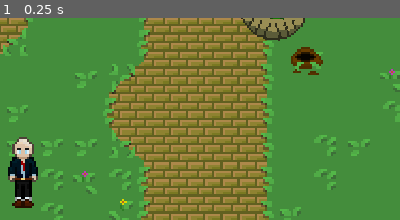
Above: before the commit, frame 1.
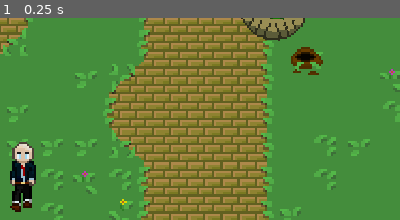
Above: after the commit, the same moment.

Repository: rakthalekk/CSC281-Project
Game: Godot game, scene res://src/Main.tscn
Two runs of this game, one before a commit and one after it. Both use one fixed random seed, a clock stepped at 60 frames per second and the inputs below.
Inputs:
- Up to frame 1 (0.25 s): no input
The pictures show only the part of the screen within x 47-97%, y 4-54%; the shares and areas given below are measured in that part.

The runs differ from the first frame. In frame 1, 1.2% of the frame differs, in the area x 2-10%, y 58-97%.

Commit message:
Added player sounds, changed hit animations

Diff:
--- a/281-Project/src/Forg.tscn
+++ b/281-Project/src/Forg.tscn
@@ -236,34 +236,34 @@
 [sub_resource type="Animation" id=4]
 resource_name = "damaged"
 length = 0.5
-tracks/0/type = "value"
-tracks/0/path = NodePath("Sprite:rotation_degrees")
+tracks/0/type = "method"
+tracks/0/path = NodePath(".")
 tracks/0/interp = 1
 tracks/0/loop_wrap = true
 tracks/0/imported = false
 tracks/0/enabled = true
 tracks/0/keys = {
-"times": PoolRealArray( 0, 0.5 ),
-"transitions": PoolRealArray( 1, 1 ),
-"update": 0,
-"values": [ 0.0, 360.0 ]
-}
-tracks/1/type = "method"
-tracks/1/path = NodePath(".")
+"times": PoolRealArray( 0.5 ),
+"transitions": PoolRealArray( 1 ),
+"values": [ {
+"args": [  ],
+"method": "disable_knockback"
+} ]
+}
+tracks/1/type = "value"
+tracks/1/path = NodePath("Tounge:visible")
 tracks/1/interp = 1
 tracks/1/loop_wrap = true
 tracks/1/imported = false
 tracks/1/enabled = true
 tracks/1/keys = {
-"times": PoolRealArray( 0.5 ),
-"transitions": PoolRealArray( 1 ),
-"values": [ {
-"args": [  ],
-"method": "disable_knockback"
-} ]
+"times": PoolRealArray( 0 ),
+"transitions": PoolRealArray( 1 ),
+"update": 1,
+"values": [ false ]
 }
 tracks/2/type = "value"
-tracks/2/path = NodePath("Tounge:visible")
+tracks/2/path = NodePath("Tounge/CollisionShape2D:disabled")
 tracks/2/interp = 1
 tracks/2/loop_wrap = true
 tracks/2/imported = false
@@ -272,43 +272,43 @@
 "times": PoolRealArray( 0 ),
 "transitions": PoolRealArray( 1 ),
 "update": 1,
-"values": [ false ]
+"values": [ true ]
 }
 tracks/3/type = "value"
-tracks/3/path = NodePath("Tounge/CollisionShape2D:disabled")
+tracks/3/path = NodePath("EntityDetect/CollisionShape2D:disabled")
 tracks/3/interp = 1
 tracks/3/loop_wrap = true
 tracks/3/imported = false
 tracks/3/enabled = true
 tracks/3/keys = {
-"times": PoolRealArray( 0 ),
-"transitions": PoolRealArray( 1 ),
-"update": 1,
-"values": [ true ]
+"times": PoolRealArray( 0, 0.1 ),
+"transitions": PoolRealArray( 1, 1 ),
+"update": 1,
+"values": [ true, false ]
 }
 tracks/4/type = "value"
-tracks/4/path = NodePath("EntityDetect/CollisionShape2D:disabled")
+tracks/4/path = NodePath("Sprite:frame")
 tracks/4/interp = 1
 tracks/4/loop_wrap = true
 tracks/4/imported = false
 tracks/4/enabled = true
 tracks/4/keys = {
-"times": PoolRealArray( 0, 0.1 ),
-"transitions": PoolRealArray( 1, 1 ),
-"update": 1,
-"values": [ true, false ]
+"times": PoolRealArray( 0 ),
+"transitions": PoolRealArray( 1 ),
+"update": 1,
+"values": [ 10 ]
 }
 tracks/5/type = "value"
-tracks/5/path = NodePath("Sprite:frame")
+tracks/5/path = NodePath("Sprite:modulate")
 tracks/5/interp = 1
 tracks/5/loop_wrap = true
 tracks/5/imported = false
 tracks/5/enabled = true
 tracks/5/keys = {
-"times": PoolRealArray( 0 ),
-"transitions": PoolRealArray( 1 ),
-"update": 1,
-"values": [ 0 ]
+"times": PoolRealArray( 0, 0.2, 0.5 ),
+"transitions": PoolRealArray( 1, 1, 1 ),
+"update": 0,
+"values": [ Color( 1, 1, 1, 1 ), Color( 0.929412, 0.133333, 0.133333, 1 ), Color( 1, 1, 1, 1 ) ]
 }
 
 [sub_resource type="Animation" id=8]
--- a/281-Project/src/Player.gd
+++ b/281-Project/src/Player.gd
@@ -24,6 +24,7 @@
 signal is_interacting
 
 onready var anim_player = $AnimationPlayer
+onready var sound_player = $PlayerAudio
 onready var eff_anim_player = $EffectsAnimationPlayer
 onready var invincibility_timer = $InvincibilityTimer
 onready var manual_mining_timer = $ManualMiningTimer
@@ -92,6 +93,7 @@
 			anim_player.play("walk_up")
 		else:
 			anim_player.play("idle")
+			sound_player.stop()
 
 	move_and_slide(velocity)
 
--- a/281-Project/src/Player.tscn
+++ b/281-Project/src/Player.tscn
@@ -1,8 +1,11 @@
-[gd_scene load_steps=21 format=2]
+[gd_scene load_steps=24 format=2]
 
 [ext_resource path="res://src/Player.gd" type="Script" id=1]
-[ext_resource path="res://assets/Player/player_sheet_2.png" type="Texture" id=2]
+[ext_resource path="res://src/player_sheet_3.png" type="Texture" id=2]
 [ext_resource path="res://assets/Structures/healring.png" type="Texture" id=3]
+[ext_resource path="res://assets/Sounds/514261__jtn191__footstep5.wav" type="AudioStream" id=4]
+[ext_resource path="res://assets/Sounds/88466__davidou__marteaupiqueur.wav" type="AudioStream" id=5]
+[ext_resource path="res://assets/Sounds/394452__inspectorj__bamboo-swing-c1.wav" type="AudioStream" id=6]
 
 [sub_resource type="RectangleShape2D" id=1]
 extents = Vector2( 24, 20 )
@@ -134,7 +137,7 @@
 "times": PoolRealArray( 0, 0.05, 0.1, 0.15, 0.2, 0.25 ),
 "transitions": PoolRealArray( 1, 1, 1, 1, 1, 1 ),
 "update": 1,
-"values": [ 16, 17, 18, 19, 20, 21 ]
+"values": [ 24, 25, 26, 27, 28, 29 ]
 }
 tracks/3/type = "value"
 tracks/3/path = NodePath("AttackHitbox/CollisionShape2D:shape:extents")
@@ -160,6 +163,20 @@
 "update": 0,
 "values": [ Vector2( -40, -16 ), Vector2( -16, 4 ), Vector2( -8, 14.25 ), Vector2( 16, 0 ), Vector2( 51, -15 ), Vector2( 52, -20 ) ]
 }
+tracks/5/type = "audio"
+tracks/5/path = NodePath("PlayerAudio")
+tracks/5/interp = 1
+tracks/5/loop_wrap = true
+tracks/5/imported = false
+tracks/5/enabled = true
+tracks/5/keys = {
+"clips": [ {
+"end_offset": 0.0,
+"start_offset": 0.0,
+"stream": ExtResource( 6 )
+} ],
+"times": PoolRealArray( 0 )
+}
 
 [sub_resource type="Animation" id=13]
 resource_name = "attack_left"
@@ -201,7 +218,7 @@
 "times": PoolRealArray( 0, 0.05, 0.1, 0.15, 0.2, 0.25 ),
 "transitions": PoolRealArray( 1, 1, 1, 1, 1, 1 ),
 "update": 1,
-"values": [ 34, 35, 36, 37, 38, 39 ]
+"values": [ 42, 43, 44, 45, 46, 47 ]
 }
 tracks/3/type = "value"
 tracks/3/path = NodePath("AttackHitbox/CollisionShape2D:shape:extents")
@@ -227,6 +244,20 @@
 "update": 0,
 "values": [ Vector2( -24, -80 ), Vector2( -48, -72 ), Vector2( -58, -60 ), Vector2( -46, -42 ), Vector2( -21, -24 ), Vector2( -17, -24 ) ]
 }
+tracks/5/type = "audio"
+tracks/5/path = NodePath("PlayerAudio")
+tracks/5/interp = 1
+tracks/5/loop_wrap = true
+tracks/5/imported = false
+tracks/5/enabled = true
+tracks/5/keys = {
+"clips": [ {
+"end_offset": 0.0,
+"start_offset": 0.0,
+"stream": ExtResource( 6 )
+} ],
+"times": PoolRealArray( 0 )
+}
 
 [sub_resource type="Animation" id=11]
 resource_name = "attack_right"
@@ -268,7 +299,7 @@
 "times": PoolRealArray( 0, 0.05, 0.1, 0.15, 0.2, 0.25 ),
 "transitions": PoolRealArray( 1, 1, 1, 1, 1, 1 ),
 "update": 1,
-"values": [ 22, 23, 24, 25, 26, 27 ]
+"values": [ 30, 31, 32, 33, 34, 35 ]
 }
 tracks/3/type = "value"
 tracks/3/path = NodePath("AttackHitbox/CollisionShape2D:shape:extents")
@@ -294,6 +325,20 @@
 "update": 0,
 "values": [ Vector2( 36, -76 ), Vector2( 48, -64 ), Vector2( 60, -60 ), Vector2( 58, -44 ), Vector2( 32, -28 ), Vector2( 32, -28 ) ]
 }
+tracks/5/type = "audio"
+tracks/5/path = NodePath("PlayerAudio")
+tracks/5/interp = 1
+tracks/5/loop_wrap = true
+tracks/5/imported = false
+tracks/5/enabled = true
+tracks/5/keys = {
+"clips": [ {
+"end_offset": 0.0,
+"start_offset": 0.0,
+"stream": ExtResource( 6 )
+} ],
+"times": PoolRealArray( 0 )
+}
 
 [sub_resource type="Animation" id=12]
 resource_name = "attack_up"
@@ -335,7 +380,7 @@
 "times": PoolRealArray( 0, 0.05, 0.1, 0.15, 0.2, 0.25 ),
 "transitions": PoolRealArray( 1, 1, 1, 1, 1, 1 ),
 "update": 1,
-"values": [ 28, 29, 30, 31, 32, 33 ]
+"values": [ 36, 37, 38, 39, 40, 41 ]
 }
 tracks/3/type = "value"
 tracks/3/path = NodePath("AttackHitbox/CollisionShape2D:shape:extents")
@@ -361,29 +406,31 @@
 "update": 0,
 "values": [ Vector2( -45.75, -72 ), Vector2( -28, -92 ), Vector2( -4, -106 ), Vector2( 16, -96 ), Vector2( 52, -72 ), Vector2( 52, -68 ) ]
 }
+tracks/5/type = "audio"
+tracks/5/path = NodePath("PlayerAudio")
+tracks/5/interp = 1
+tracks/5/loop_wrap = true
+tracks/5/imported = false
+tracks/5/enabled = true
+tracks/5/keys = {
+"clips": [ {
+"end_offset": 0.0,
+"start_offset": 0.0,
+"stream": ExtResource( 6 )
+} ],
+"times": PoolRealArray( 0 )
+}
 
 [sub_resource type="Animation" id=5]
 resource_name = "damaged"
 length = 0.5
-tracks/0/type = "value"
-tracks/0/path = NodePath("Sprite:rotation_degrees")
-tracks/0/interp = 1
-tracks/0/loop_wrap = true
-tracks/0/imported = false
-tracks/0/enabled = true
-tracks/0/keys = {
-"times": PoolRealArray( 0, 0.5 ),
-"transitions": PoolRealArray( 1, 1 ),
-"update": 0,
-"values": [ 0.0, 360.0 ]
-}
-tracks/1/type = "method"
-tracks/1/path = NodePath(".")
-tracks/1/interp = 1
-tracks/1/loop_wrap = true
-tracks/1/imported = false
-tracks/1/enabled = true
-tracks/1/keys = {
+tracks/0/type = "method"
+tracks/0/path = NodePath(".")
+tracks/0/interp = 1
+tracks/0/loop_wrap = true
+tracks/0/imported = false
+tracks/0/enabled = true
+tracks/0/keys = {
 "times": PoolRealArray( 0.5 ),
 "transitions": PoolRealArray( 1 ),
 "values": [ {
@@ -391,6 +438,18 @@
 "method": "disable_knockback"
 } ]
 }
+tracks/1/type = "value"
+tracks/1/path = NodePath("Sprite:modulate")
+tracks/1/interp = 1
+tracks/1/loop_wrap = true
+tracks/1/imported = false
+tracks/1/enabled = true
+tracks/1/keys = {
+"times": PoolRealArray( 0, 0.2, 0.5 ),
+"transitions": PoolRealArray( 1, 1, 1 ),
+"update": 0,
+"values": [ Color( 1, 1, 1, 1 ), Color( 0.886275, 0.192157, 0.192157, 1 ), Color( 1, 1, 1, 1 ) ]
+}
 
 [sub_resource type="Animation" id=7]
 resource_name = "idle"
@@ -423,7 +482,7 @@
 "times": PoolRealArray( 0, 0.1, 0.2, 0.3 ),
 "transitions": PoolRealArray( 1, 1, 1, 1 ),
 "update": 1,
-"values": [ 40, 41, 42, 43 ]
+"values": [ 48, 49, 50, 51 ]
 }
 tracks/1/type = "value"
 tracks/1/path = NodePath("Sprite:position")
@@ -437,10 +496,24 @@
 "update": 0,
 "values": [ Vector2( 0, -50 ), Vector2( 0, -45 ), Vector2( 0, -50 ), Vector2( 0, -45 ), Vector2( 0, -50 ) ]
 }
+tracks/2/type = "audio"
+tracks/2/path = NodePath("PlayerAudio")
+tracks/2/interp = 1
+tracks/2/loop_wrap = true
+tracks/2/imported = false
+tracks/2/enabled = true
+tracks/2/keys = {
+"clips": [ {
+"end_offset": 0.0,
+"start_offset": 0.0,
+"stream": ExtResource( 5 )
+} ],
+"times": PoolRealArray( 0 )
+}
 
 [sub_resource type="Animation" id=6]
 resource_name = "walk_down"
-length = 0.8
+length = 0.6
 loop = true
 tracks/0/type = "value"
 tracks/0/path = NodePath("Sprite:frame")
@@ -449,15 +522,33 @@
 tracks/0/imported = false
 tracks/0/enabled = true
 tracks/0/keys = {
-"times": PoolRealArray( 0, 0.2, 0.4, 0.6 ),
-"transitions": PoolRealArray( 1, 1, 1, 1 ),
-"update": 1,
-"values": [ 1, 0, 3, 2 ]
+"times": PoolRealArray( 0, 0.1, 0.2, 0.3, 0.4, 0.5 ),
+"transitions": PoolRealArray( 1, 1, 1, 1, 1, 1 ),
+"update": 1,
+"values": [ 0, 1, 2, 3, 4, 5 ]
+}
+tracks/1/type = "audio"
+tracks/1/path = NodePath("PlayerAudio")
+tracks/1/interp = 1
+tracks/1/loop_wrap = true
+tracks/1/imported = false
+tracks/1/enabled = true
+tracks/1/keys = {
+"clips": [ {
+"end_offset": 0.0,
+"start_offset": 0.0,
+"stream": ExtResource( 4 )
+}, {
+"end_offset": 0.0,
+"start_offset": 0.0,
+"stream": ExtResource( 4 )
+} ],
+"times": PoolRealArray( 0.2, 0.5 )
 }
 
 [sub_resource type="Animation" id=8]
 resource_name = "walk_left"
-length = 0.8
+length = 0.6
 loop = true
 step = 0.2
 tracks/0/type = "value"
@@ -467,15 +558,33 @@
 tracks/0/imported = false
 tracks/0/enabled = true
 tracks/0/keys = {
-"times": PoolRealArray( 0, 0.2, 0.4, 0.6 ),
-"transitions": PoolRealArray( 1, 1, 1, 1 ),
-"update": 1,
-"values": [ 13, 12, 15, 14 ]
+"times": PoolRealArray( 0, 0.1, 0.2, 0.3, 0.4, 0.5 ),
+"transitions": PoolRealArray( 1, 1, 1, 1, 1, 1 ),
+"update": 1,
+"values": [ 18, 19, 20, 21, 22, 23 ]
+}
+tracks/1/type = "audio"
+tracks/1/path = NodePath("PlayerAudio")
+tracks/1/interp = 1
+tracks/1/loop_wrap = true
+tracks/1/imported = false
+tracks/1/enabled = true
+tracks/1/keys = {
+"clips": [ {
+"end_offset": 0.0,
+"start_offset": 0.0,
+"stream": ExtResource( 4 )
+}, {
+"end_offset": 0.0,
+"start_offset": 0.0,
+"stream": ExtResource( 4 )
+} ],
+"times": PoolRealArray( 0.2, 0.5 )
 }
 
 [sub_resource type="Animation" id=9]
 resource_name = "walk_right"
-length = 0.8
+length = 0.6
 loop = true
 step = 0.2
 tracks/0/type = "value"
@@ -485,15 +594,33 @@
 tracks/0/imported = false
 tracks/0/enabled = true
 tracks/0/keys = {
-"times": PoolRealArray( 0, 0.2, 0.4, 0.6 ),
-"transitions": PoolRealArray( 1, 1, 1, 1 ),
-"update": 1,
-"values": [ 5, 4, 7, 6 ]
+"times": PoolRealArray( 0, 0.1, 0.2, 0.3, 0.4, 0.5 ),
+"transitions": PoolRealArray( 1, 1, 1, 1, 1, 1 ),
+"update": 1,
+"values": [ 6, 7, 8, 9, 10, 11 ]
+}
+tracks/1/type = "audio"
+tracks/1/path = NodePath("PlayerAudio")
+tracks/1/interp = 1
+tracks/1/loop_wrap = true
+tracks/1/imported = false
+tracks/1/enabled = true
+tracks/1/keys = {
+"clips": [ {
+"end_offset": 0.0,
+"start_offset": 0.0,
+"stream": ExtResource( 4 )
+}, {
+"end_offset": 0.0,
+"start_offset": 0.0,
+"stream": ExtResource( 4 )
+} ],
+"times": PoolRealArray( 0.2, 0.5 )
 }
 
 [sub_resource type="Animation" id=10]
 resource_name = "walk_up"
-length = 0.8
+length = 0.6
 loop = true
 step = 0.2
 tracks/0/type = "value"
@@ -503,10 +630,28 @@
 tracks/0/imported = false
 tracks/0/enabled = true
 tracks/0/keys = {
-"times": PoolRealArray( 0, 0.2, 0.4, 0.6 ),
-"transitions": PoolRealArray( 1, 1, 1, 1 ),
-"update": 1,
-"values": [ 9, 8, 11, 10 ]
+"times": PoolRealArray( 0, 0.1, 0.2, 0.3, 0.4, 0.5 ),
+"transitions": PoolRealArray( 1, 1, 1, 1, 1, 1 ),
+"update": 1,
+"values": [ 12, 13, 14, 15, 16, 17 ]
+}
+tracks/1/type = "audio"
+tracks/1/path = NodePath("PlayerAudio")
+tracks/1/interp = 1
+tracks/1/loop_wrap = true
+tracks/1/imported = false
+tracks/1/enabled = true
+tracks/1/keys = {
+"clips": [ {
+"end_offset": 0.0,
+"start_offset": 0.0,
+"stream": ExtResource( 4 )
+}, {
+"end_offset": 0.0,
+"start_offset": 0.0,
+"stream": ExtResource( 4 )
+} ],
+"times": PoolRealArray( 0.2, 0.5 )
 }
 
 [sub_resource type="Animation" id=14]
@@ -559,8 +704,8 @@
 [node name="Sprite" type="Sprite" parent="."]
 position = Vector2( 0, -50 )
 texture = ExtResource( 2 )
-hframes = 4
-vframes = 11
+hframes = 6
+vframes = 9
 region_rect = Rect2( 0, 0, 56, 132 )
 
 [node name="GunTip" type="Position2D" parent="."]
@@ -620,6 +765,9 @@
 
 [node name="HealRingTimer" type="Timer" parent="."]
 
+[node name="PlayerAudio" type="AudioStreamPlayer2D" parent="."]
+stream = ExtResource( 4 )
+
 [connection signal="body_entered" from="AttackHitbox" to="." method="_on_AttackHitbox_body_entered"]
 [connection signal="timeout" from="InvincibilityTimer" to="." method="_on_InvincibilityTimer_timeout"]
 [connection signal="timeout" from="ManualMiningTimer" to="." method="_on_ManualMiningTimer_timeout"]
--- a/281-Project/src/Wonderbunny.tscn
+++ b/281-Project/src/Wonderbunny.tscn
@@ -6,25 +6,13 @@
 [sub_resource type="Animation" id=1]
 resource_name = "damaged"
 length = 0.5
-tracks/0/type = "value"
-tracks/0/path = NodePath("Sprite:rotation_degrees")
+tracks/0/type = "method"
+tracks/0/path = NodePath(".")
 tracks/0/interp = 1
 tracks/0/loop_wrap = true
 tracks/0/imported = false
 tracks/0/enabled = true
 tracks/0/keys = {
-"times": PoolRealArray( 0, 0.5 ),
-"transitions": PoolRealArray( 1, 1 ),
-"update": 0,
-"values": [ 0.0, 360.0 ]
-}
-tracks/1/type = "method"
-tracks/1/path = NodePath(".")
-tracks/1/interp = 1
-tracks/1/loop_wrap = true
-tracks/1/imported = false
-tracks/1/enabled = true
-tracks/1/keys = {
 "times": PoolRealArray( 0.5 ),
 "transitions": PoolRealArray( 1 ),
 "values": [ {
@@ -32,17 +20,29 @@
 "method": "disable_knockback"
 } ]
 }
+tracks/1/type = "value"
+tracks/1/path = NodePath("Sprite:frame")
+tracks/1/interp = 1
+tracks/1/loop_wrap = true
+tracks/1/imported = false
+tracks/1/enabled = true
+tracks/1/keys = {
+"times": PoolRealArray( 0 ),
+"transitions": PoolRealArray( 1 ),
+"update": 1,
+"values": [ 18 ]
+}
 tracks/2/type = "value"
-tracks/2/path = NodePath("Sprite:frame")
+tracks/2/path = NodePath("Sprite:self_modulate")
 tracks/2/interp = 1
 tracks/2/loop_wrap = true
 tracks/2/imported = false
 tracks/2/enabled = true
 tracks/2/keys = {
-"times": PoolRealArray( 0 ),
-"transitions": PoolRealArray( 1 ),
-"update": 1,
-"values": [ 0 ]
+"times": PoolRealArray( 0, 0.2, 0.4 ),
+"transitions": PoolRealArray( 1, 1, 1 ),
+"update": 0,
+"values": [ Color( 1, 1, 1, 1 ), Color( 0.858824, 0.227451, 0.227451, 1 ), Color( 1, 1, 1, 1 ) ]
 }
 
 [sub_resource type="Animation" id=2]
Binary file removed: 281-Project/assets/Player/player_sheet_3.png
Not shown, added: 281-Project/assets/Sounds/270419__littlerobotsoundfactory__footstep-dirt-04.wav.import
Not shown, added: 281-Project/assets/Sounds/394452__inspectorj__bamboo-swing-c1.wav.import
Not shown, added: 281-Project/assets/Sounds/514261__jtn191__footstep5.wav.import
Not shown, added: 281-Project/assets/Sounds/88466__davidou__marteaupiqueur.wav.import
Not shown, added: 281-Project/assets/Sounds/grass-footsteps.wav.import
Binary file added: 281-Project/assets/Sounds/player_sheet_3.png
Not shown, added: 281-Project/assets/Sounds/player_sheet_3.png.import
Binary file added: 281-Project/src/player_sheet_3.png
Not shown, changed: 281-Project/src/player_sheet_3.png.import
Not shown, added: 281-Project/assets/Sounds/270419__littlerobotsoundfactory__footstep-dirt-04.wav
Not shown, added: 281-Project/assets/Sounds/394452__inspectorj__bamboo-swing-c1.wav
(and 3 more such lines)
